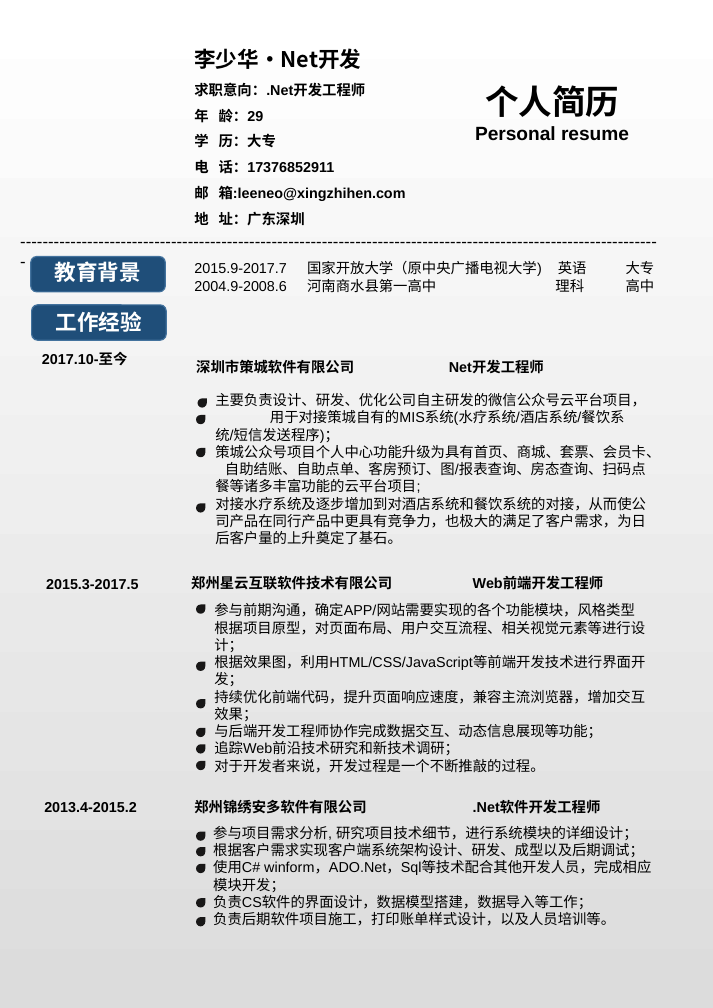
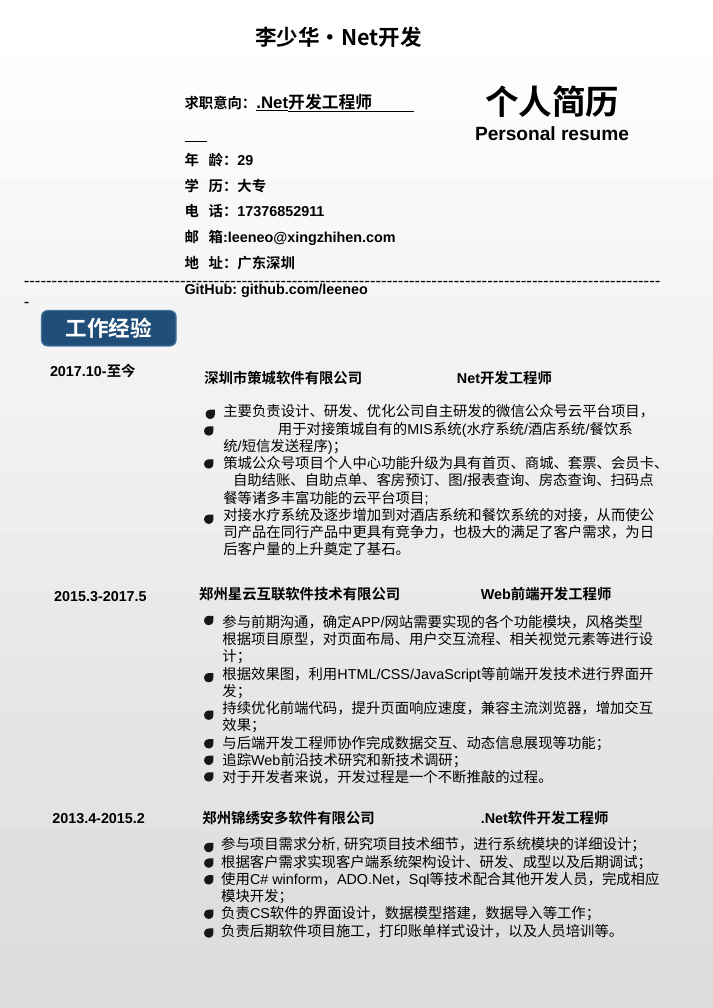
Before and after one commit to leeneo/others, a slide deck: slide 1 of files/个人简历.pptx. Drawn at 713x1008 pixels with LibreOffice and Linux fonts; fonts in the diff are those of the drawing. Boxes give left, top, right and bottom in pixels: in the first picture for what was removed or moved away, otherwise in the second. Text is boxed around its words. In the diff, an @@ line names an element or a change of style, - is before the commit and + after.

```diff
--- a/files/个人简历.pptx
+++ b/files/个人简历.pptx
@@ text "李少华·Net开发": place and size @@
-text "李少华·Net开发" at <box>194,48,361,69</box>
+text "李少华·Net开发" at <box>255,26,422,47</box>
@@ text "求职意向：.Net开发工程师": place and size @@
-text "求职意向：.Net开发工程师" at <box>194,82,406,226</box>
+text "求职意向：.Net开发工程师" at <box>185,95,396,297</box>
@@ text at <box>185,95,372,113</box>: size 12 to 14 pt, underline on in "求职意向：.Net开发工程师" @@
@@ text "------------------------------------------------------------ ...": place and size @@
-text "------------------------------------------------------------ ..." at <box>12,227,670,256</box>
+text "------------------------------------------------------------ ..." at <box>16,266,673,295</box>
@@ rounded rectangle removed at <box>31,257,166,292</box> @@
@@ text removed at <box>55,261,141,282</box> @@
-教育背景
@@ text removed at <box>194,261,655,292</box> @@
-2015.9-2017.7 国家开放大学（原中央广播电视大学) 英语 大专
-2004.9-2008.6 河南商水县第一高中 理科 高中
@@ text at <box>185,283,368,297</box>: paragraph added @@
+GitHub: github.com/leeneo
@@ rounded rectangle: place and size @@
-rounded rectangle at <box>32,305,166,341</box>
+rounded rectangle at <box>41,310,176,346</box>
@@ text "工作经验": place and size @@
-text "工作经验" at <box>56,311,142,332</box>
+text "工作经验" at <box>66,317,152,338</box>
@@ text "2017.10-至今": place and size @@
-text "2017.10-至今" at <box>42,353,127,365</box>
+text "2017.10-至今" at <box>50,364,135,377</box>
@@ 15 teardrops, 8 texts: place and size @@
-15 teardrops, 8 texts at <box>44,360,660,927</box>
+15 teardrops, 8 texts at <box>52,371,668,938</box>
```
Also in this commit, not shown: 2 other slides changed, 1 other file.
